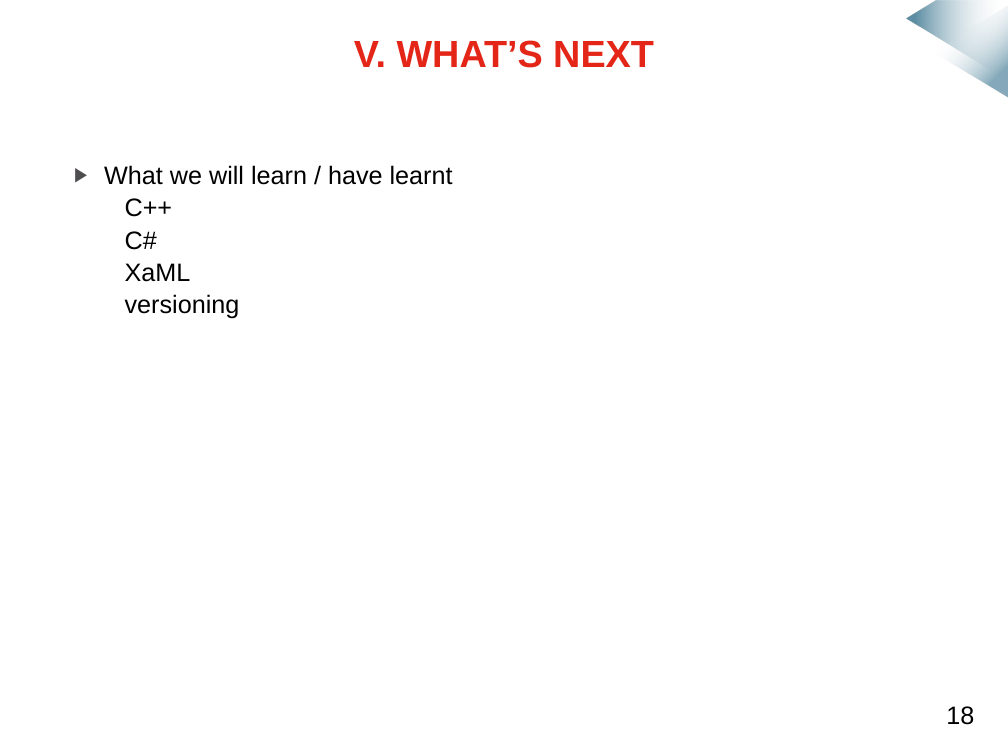
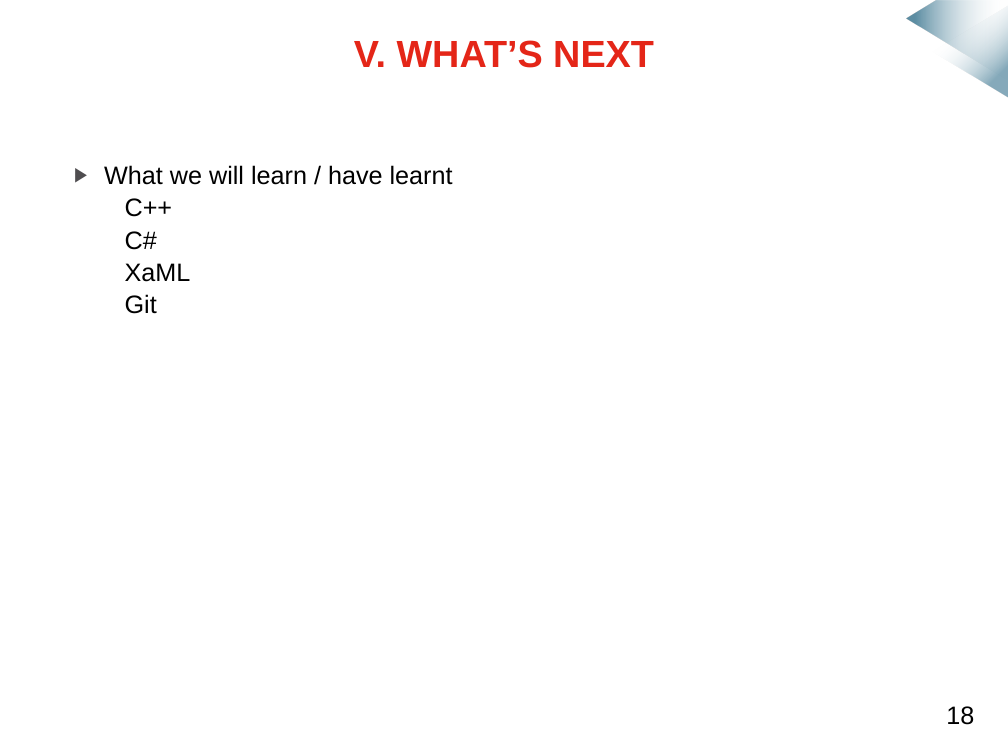
Before and after one commit to mmeven/EP_Domotique_Tablette, a slide deck: slide 18 of Rendu/Diapo_prototype_janvier.pptx (slide 17 before the commit). Drawn at 1008x756 pixels with LibreOffice and Linux fonts; fonts in the diff are those of the drawing; background and template pictures are left out. Boxes give left, top, right and bottom in pixels: in the first picture for what was removed or moved away, otherwise in the second. Text is boxed around its words. In the diff, an @@ line names an element or a change of style, - is before the commit and + after.

```diff
--- a/Rendu/Diapo_prototype_janvier.pptx
+++ b/Rendu/Diapo_prototype_janvier.pptx
@@ text at (125,294,157,314): text changed @@
-versioning
+Git
```
Also in this commit, not shown: 3 other slides changed, 1 slide added.
